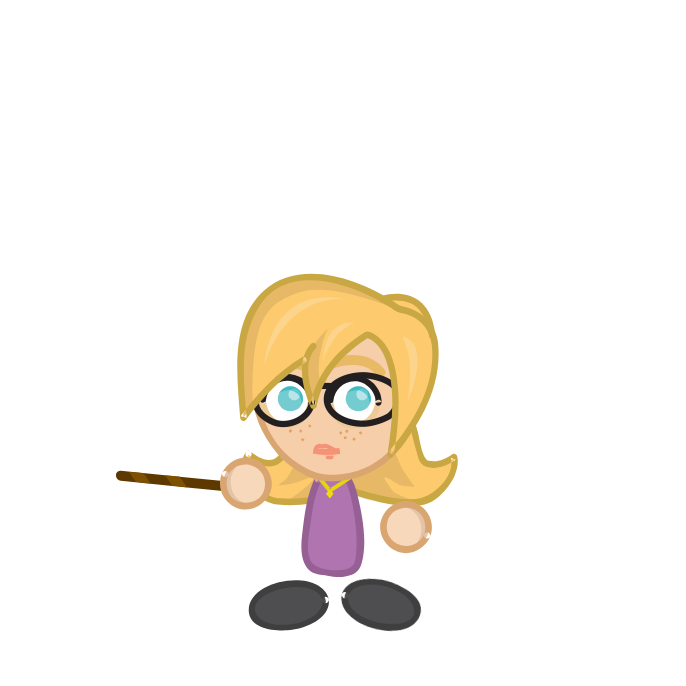
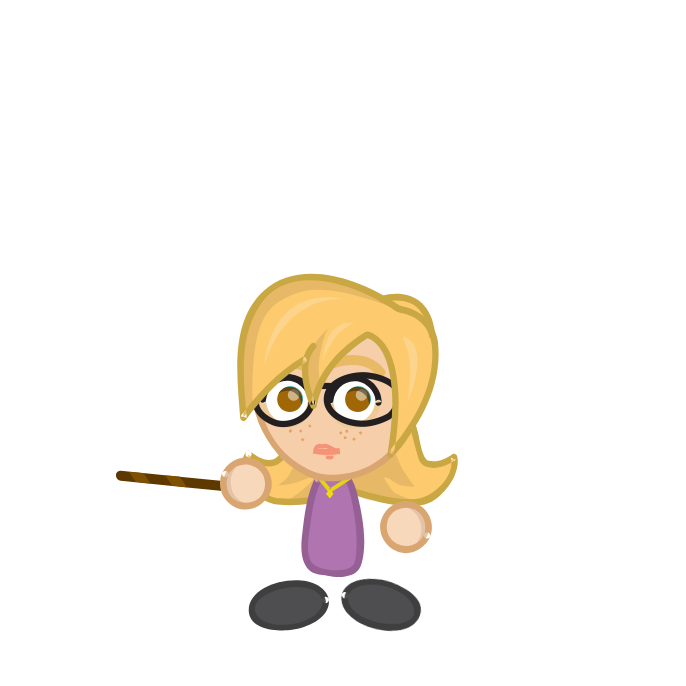
Before/after of a 686px x 686px layered artwork. What changed in the layer stack:
showed "eyes brown", painted on it over [277, 386, 371, 412]
